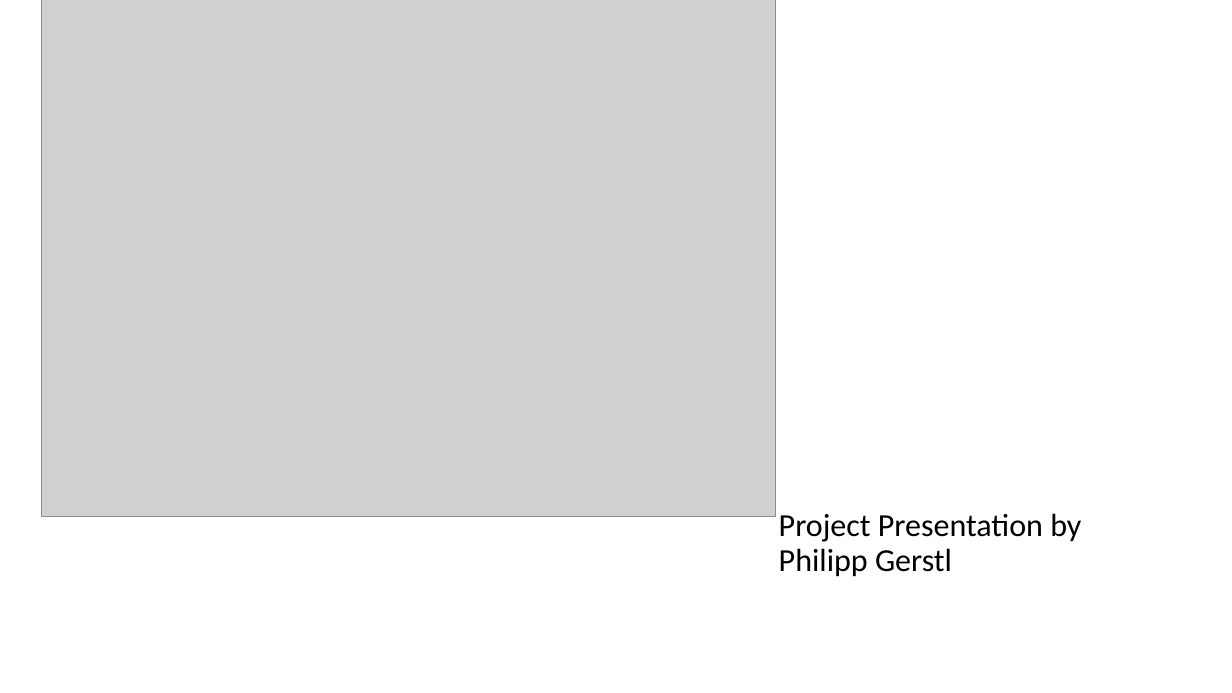
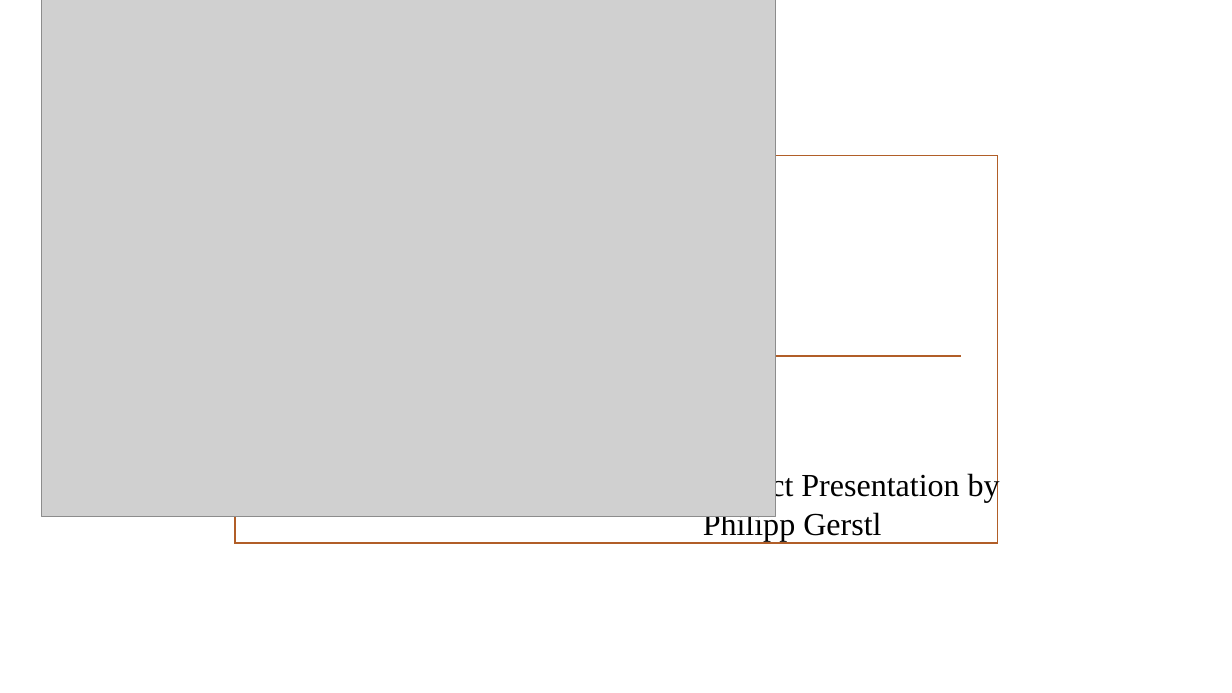
Before and after one commit to Niteh0wk/TheTalesOfGodric, a slide deck: slide 1 of TheTalesOfGodric.pptx. Drawn at 1232x693 pixels with LibreOffice and Linux fonts; fonts in the diff are those of the drawing; grey boxes stand for pictures; background and template pictures are left out. Boxes give left, top, right and bottom in pixels: in the first picture for what was removed or moved away, otherwise in the second. Text is boxed around its words. In the diff, an @@ line names an element or a change of style, - is before the commit and + after.

```diff
--- a/TheTalesOfGodric.pptx
+++ b/TheTalesOfGodric.pptx
@@ rectangle added at (x1=236, y1=156, x2=998, y2=543), outline #B15E28 1.25 pt @@
@@ line added from (272, 356) to (961, 356), #B15E28 1.25 pt @@
@@ subtitle "Project Presentation by Philipp Gerstl" moved from (x1=779, y1=513, x2=1081, y2=577) to (x1=703, y1=471, x2=1000, y2=542) @@
@@ subtitle "Project Presentation by Philipp Gerstl" at (x1=703, y1=471, x2=1000, y2=542): font Calibri to Times New Roman; line spacing 0.9 to 1; more space between paragraphs @@
```
Also in this commit, not shown: 7 other slides changed, 2 slides added, 2 other files.
